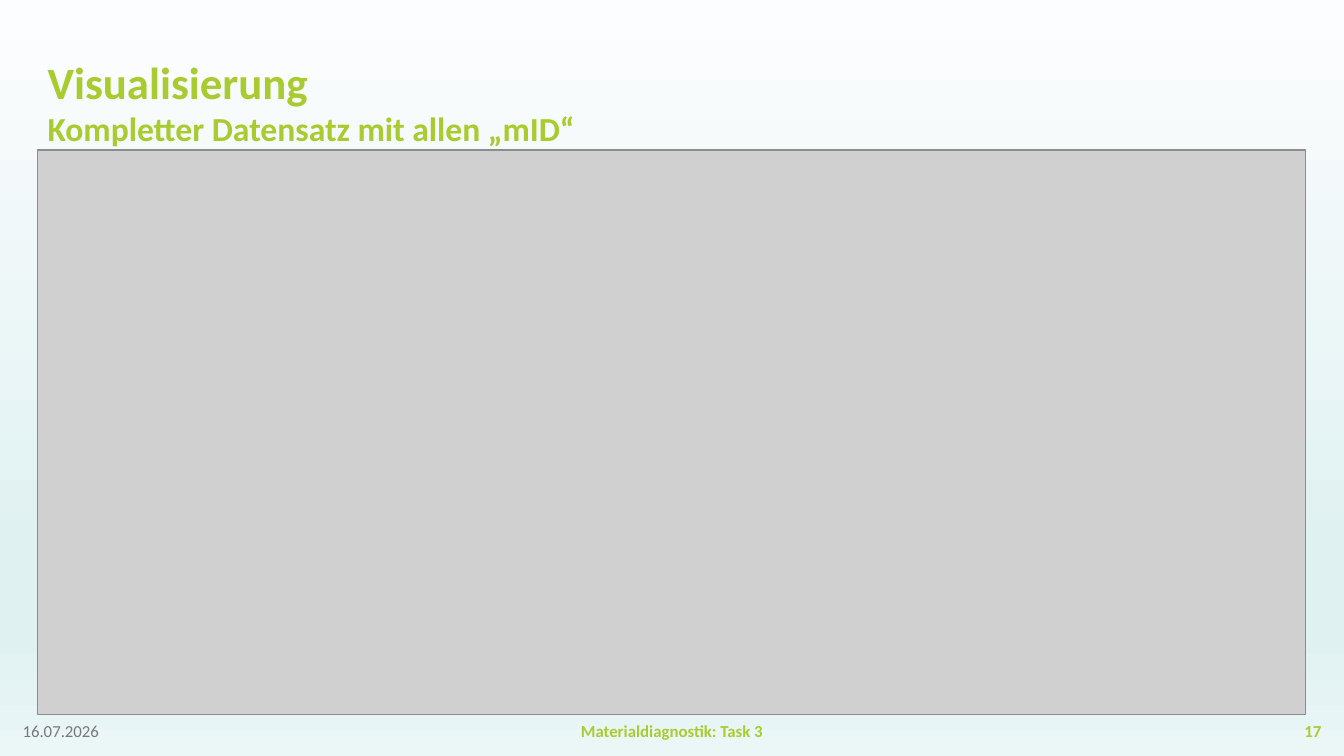
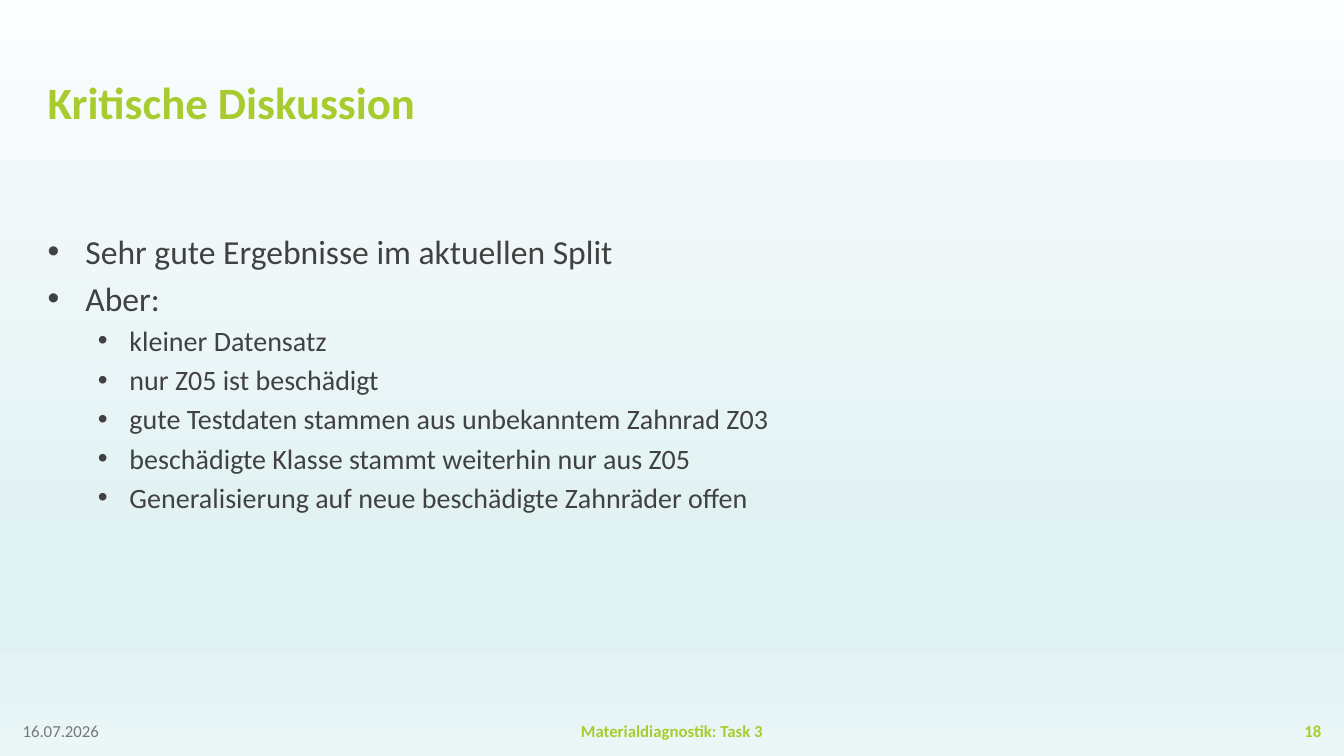
Before and after one commit to BGielczynski/AI_diagnostics, a slide deck: slide 18 of Task_3/Task3Powerpoint.pptx (slide 17 before the commit). Drawn at 1344x756 pixels with LibreOffice and Linux fonts; fonts in the diff are those of the drawing; grey boxes stand for pictures; background and template pictures are left out. Boxes give left, top, right and bottom in pixels: in the first picture for what was removed or moved away, otherwise in the second. Text is boxed around its words. In the diff, an @@ line names an element or a change of style, - is before the commit and + after.

```diff
--- a/Task_3/Task3Powerpoint.pptx
+++ b/Task_3/Task3Powerpoint.pptx
@@ title at [48, 87, 415, 120]: text changed; size 24 to 32 pt @@
-Visualisierung
-Kompletter Datensatz mit allen „mID“
+Kritische Diskussion
@@ picture removed at [37, 150, 1306, 715] @@
@@ text added at [85, 240, 768, 513], 20 pt, text #414141 @@
+• Sehr gute Ergebnisse im aktuellen Split
+• Aber:
+  • kleiner Datensatz
+  • nur Z05 ist beschädigt
+  • gute Testdaten stammen aus unbekanntem Zahnrad Z03
+  • beschädigte Klasse stammt weiterhin nur aus Z05
+  • Generalisierung auf neue beschädigte Zahnräder offen
@@ page number at [1304, 725, 1321, 737]: text changed @@
-17
+18
```
Also in this commit, not shown: 3 other slides changed, 1 slide added, 1 slide removed, 1 other file.
